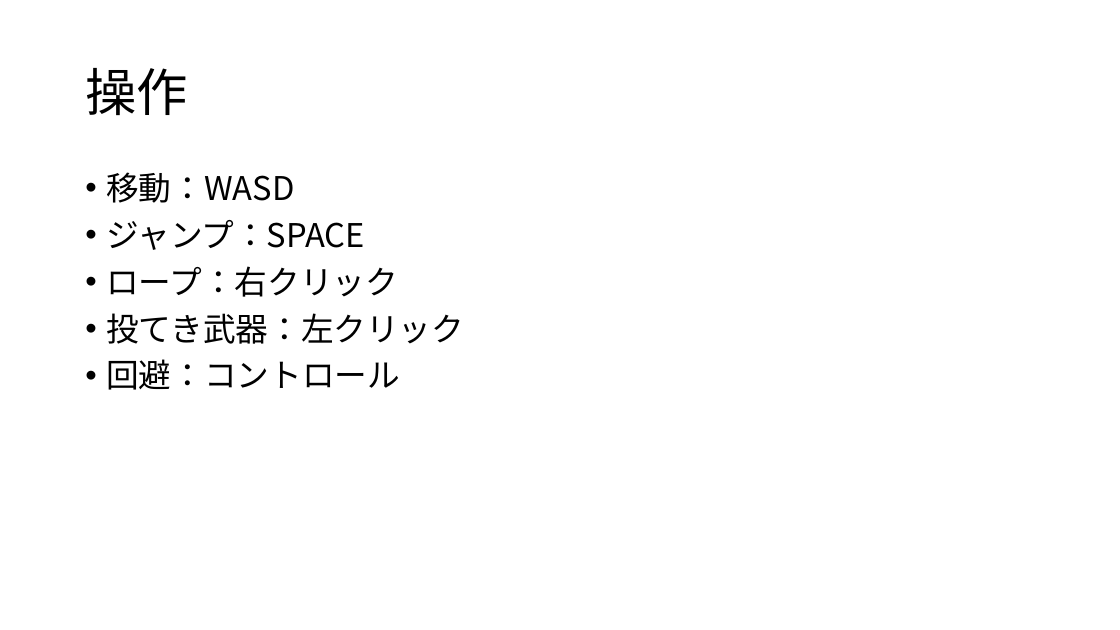
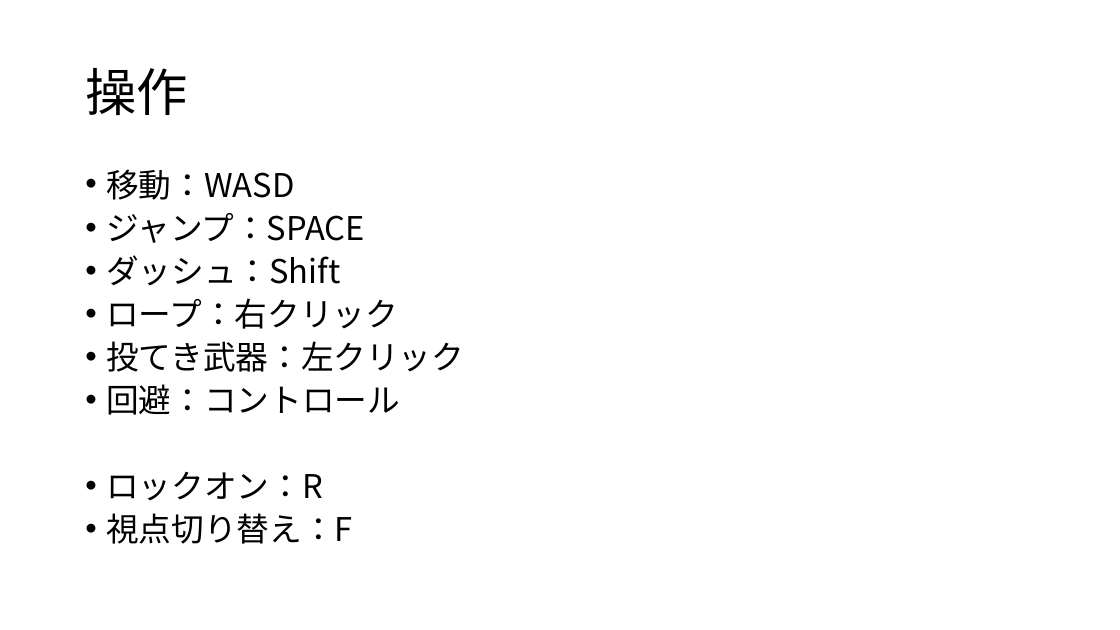
Before and after one commit to UMA729/MySchoolDatas, a slide deck: slide 4 of ゲーム案2.pptx. Drawn at 1120x630 pixels with LibreOffice and Linux fonts; fonts in the diff are those of the drawing. Boxes give left, top, right and bottom in pixels: in the first picture for what was removed or moved away, otherwise in the second. Text is boxed around its words. In the diff, an @@ line names an element or a change of style, - is before the commit and + after.

```diff
--- a/ゲーム案2.pptx
+++ b/ゲーム案2.pptx
@@ text at box(106, 169, 464, 415): line spacing 0.9 to 0.8 @@
@@ text at box(106, 255, 340, 286): paragraph added @@
+• ダッシュ：Shift
@@ text at box(106, 472, 352, 544): paragraphs added @@
+• ロックオン：R
+• 視点切り替え：F
```
Also in this commit, not shown: 2 other slides changed, 2 slides added, 1 slide removed, 5 other files.
